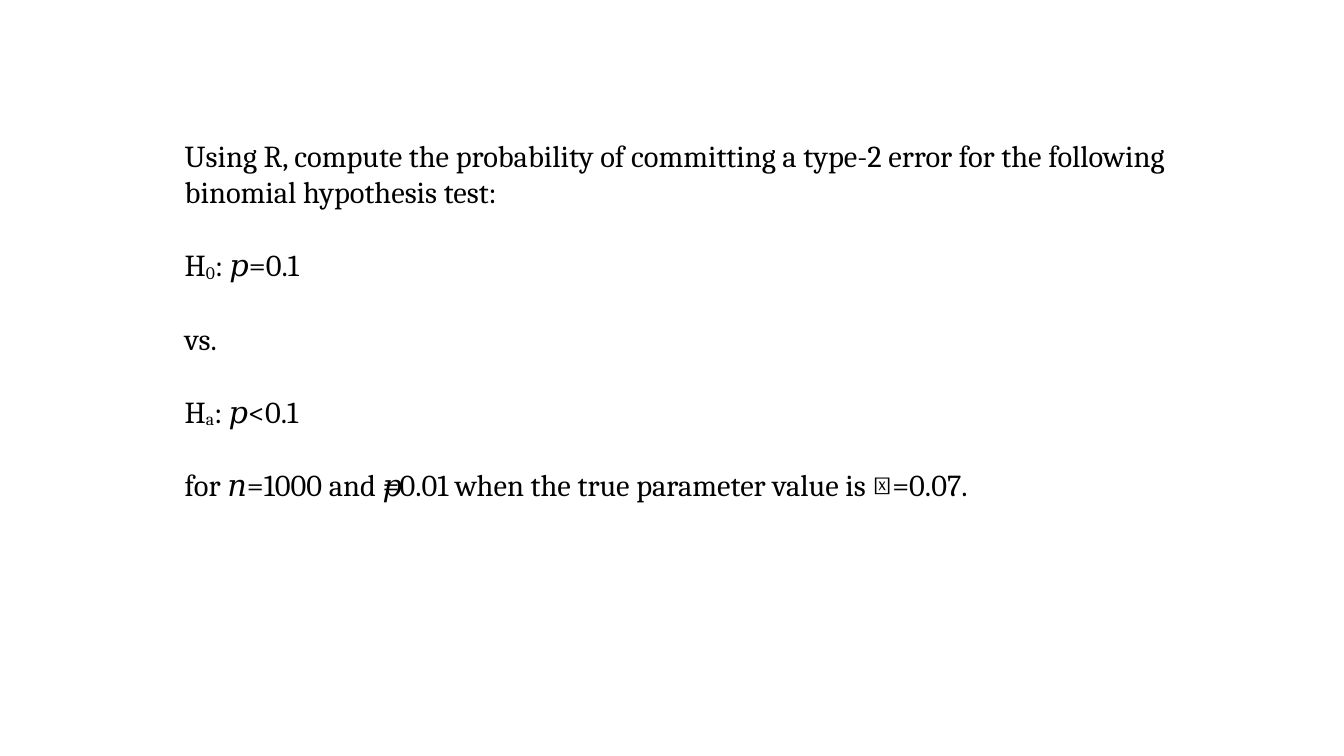
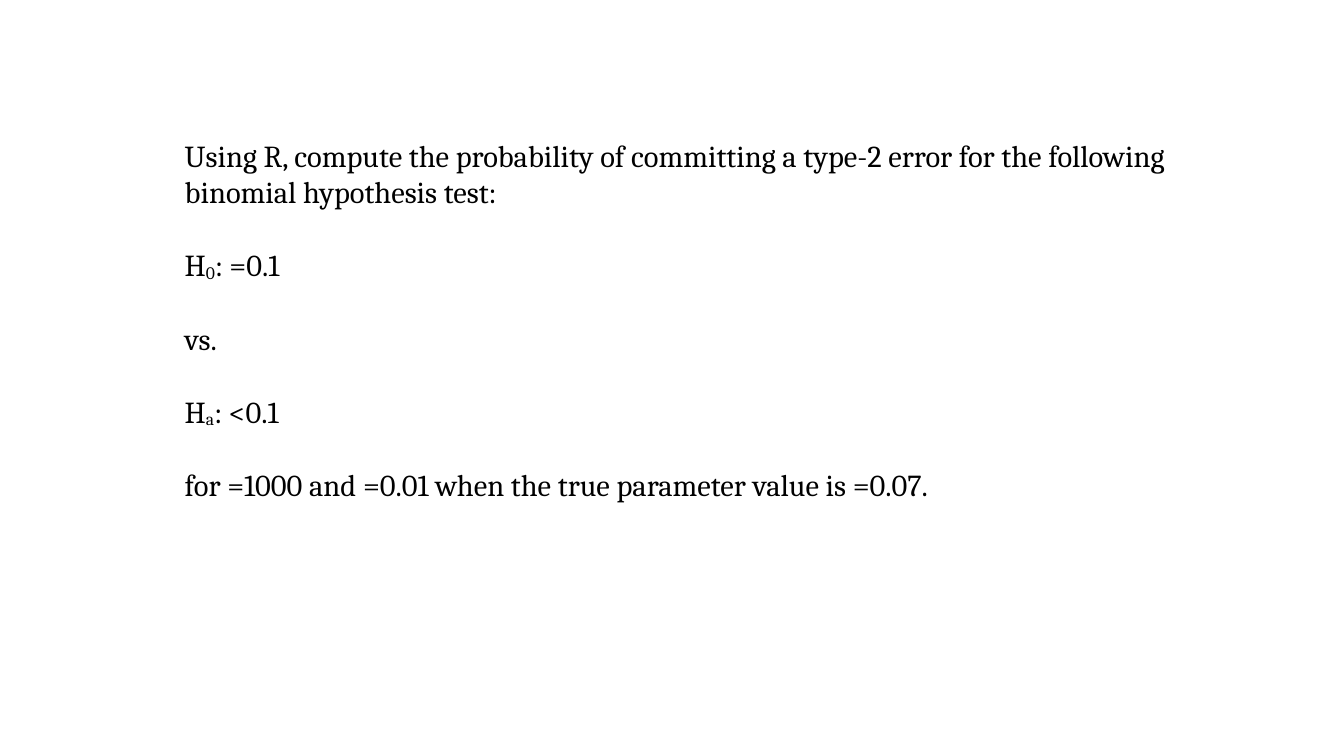
Before and after one commit to pvermees/geostats, a slide deck: slide 42 of slides/quizzes.odp. Drawn at 1344x756 pixels with LibreOffice and Linux fonts; fonts in the diff are those of the drawing. Boxes give left, top, right and bottom in pixels: in the first picture for what was removed or moved away, otherwise in the second. Text is boxed around its words. In the diff, an @@ line names an element or a change of style, - is before the commit and + after.

```diff
--- a/slides/quizzes.odp
+++ b/slides/quizzes.odp
@@ text at <box>229,255,279,277</box>: text changed @@
-H0: 𝑝=0.1
+H0: =0.1
@@ text at <box>185,402,928,503</box>: text changed @@
-Ha: 𝑝<0.1
-for 𝑛=1000 and 𝛼=0.01 when the true parameter value is 𝑝=0.07.
+Ha: <0.1
+for =1000 and =0.01 when the true parameter value is =0.07.
```
Also in this commit, not shown: 11 other slides changed, 1 slide added, 1 slide removed, 8 other files.
